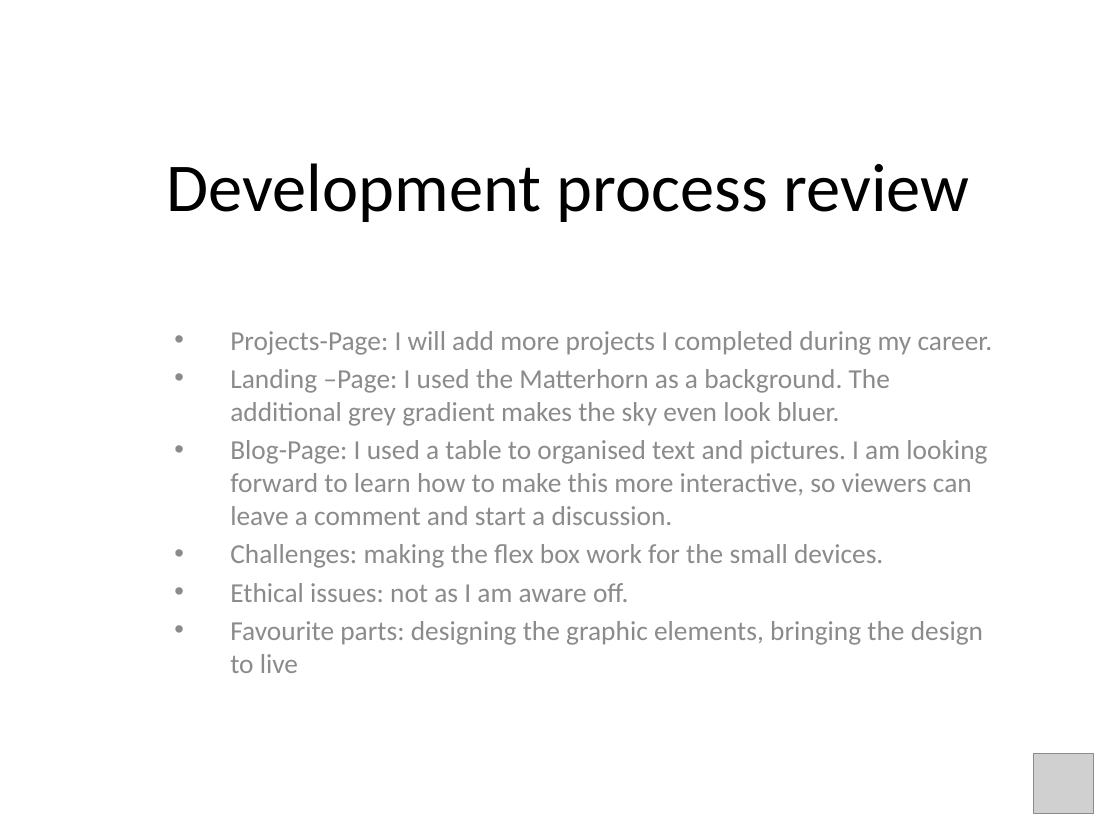
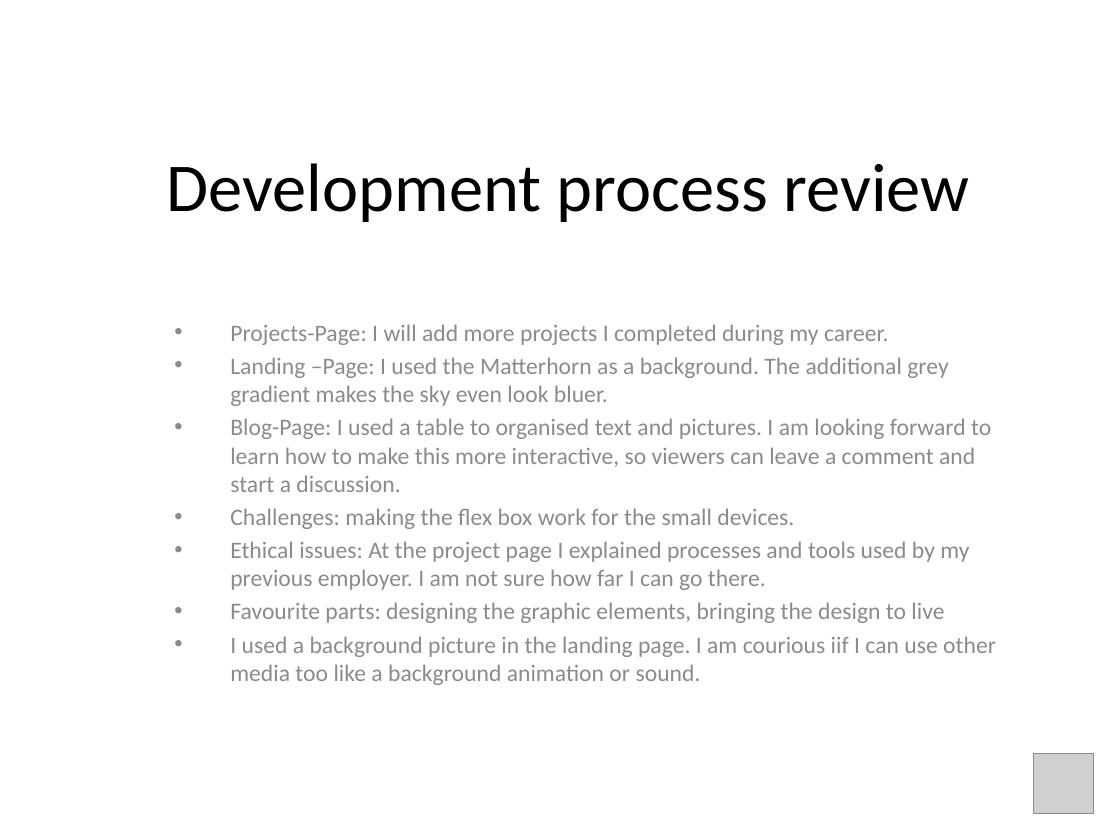
Before and after one commit to stuWolf/WolfgangStueckleT1A2, a slide deck: slide 6 of ppt/Slide Deck.pptx. Drawn at 1120x840 pixels with LibreOffice and Linux fonts; fonts in the diff are those of the drawing; grey boxes stand for pictures. Boxes give left, top, right and bottom in pixels: in the first picture for what was removed or moved away, otherwise in the second. Text is boxed around its words. In the diff, an @@ line names an element or a change of style, - is before the commit and + after.

```diff
--- a/ppt/Slide Deck.pptx
+++ b/ppt/Slide Deck.pptx
@@ subtitle at <box>230,324,991,623</box>: size 17.6 to 15.2 pt in "Projects-Page: I will add more projects I ...", "Landing –Page: I used the Matterhorn as ...", "Blog-Page: I used a table to organised ...", "Challenges: making the flex box work for ..." and 1 more places @@
@@ subtitle at <box>230,541,969,590</box>: text changed; size 17.6 to 15.2 pt @@
-• Ethical issues: not as I am aware off.
+• Ethical issues: At the project page I explained processes and tools used by my previous employer. I am not sure how far I can go there.
@@ subtitle at <box>230,636,996,685</box>: paragraph added @@
+• I used a background picture in the landing page. I am courious iif I can use other media too like a background animation or sound.
```
Also in this commit, not shown: 1 other slide changed, 6 other files.
